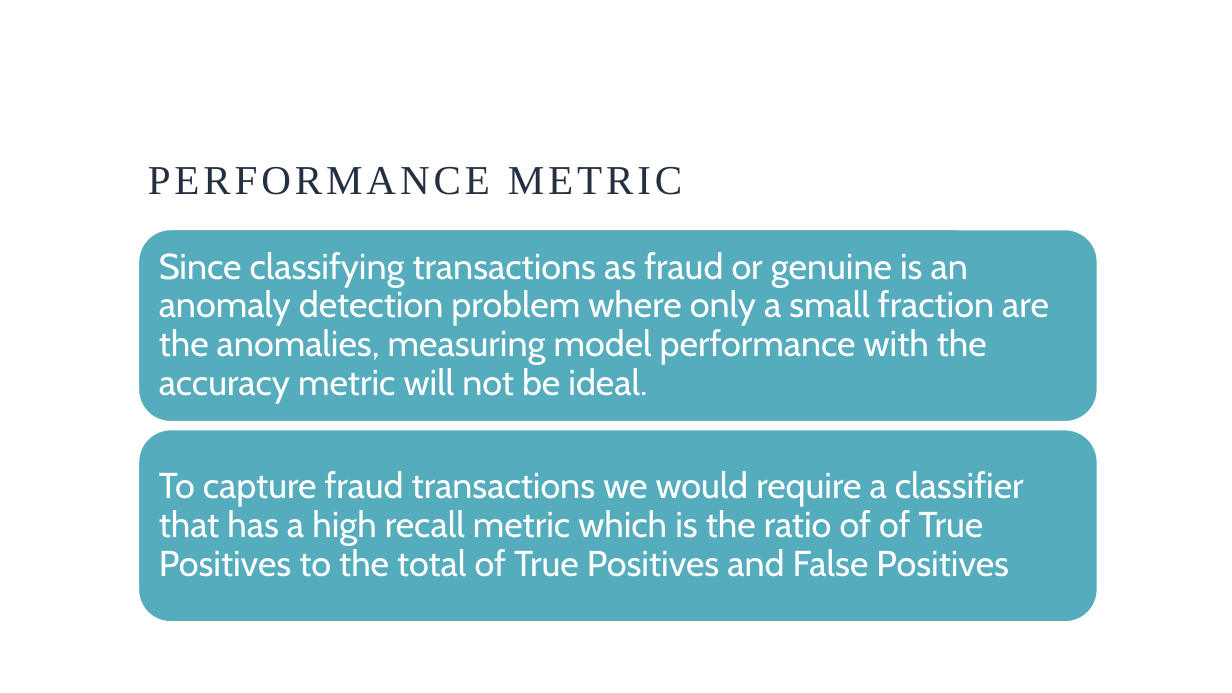
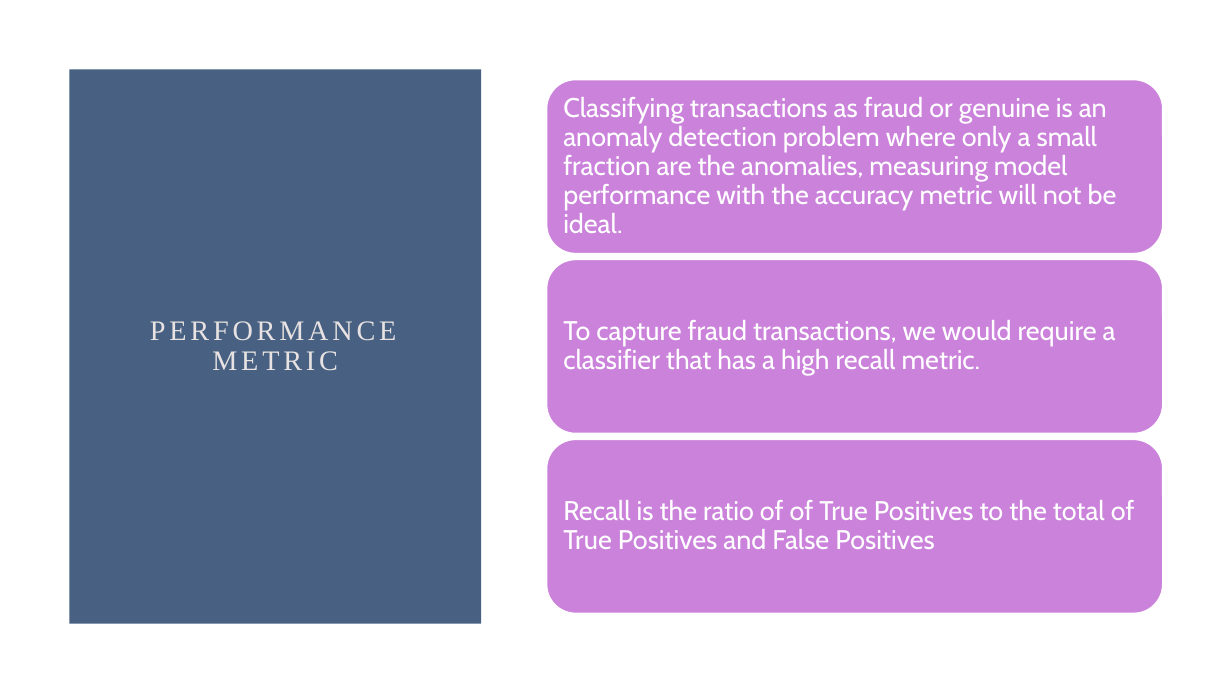
Before and after one commit to dsaulsb1/Fraud-Project, a slide deck: slide 44 of FraudProject2021.pptx (slide 39 before the commit). Drawn at 1232x693 pixels with LibreOffice and Linux fonts; fonts in the diff are those of the drawing. Boxes give left, top, right and bottom in pixels: in the first picture for what was removed or moved away, otherwise in the second. Text is boxed around its words. In the diff, an @@ line names an element or a change of style, - is before the commit and + after.

```diff
--- a/FraudProject2021.pptx
+++ b/FraudProject2021.pptx
@@ rectangle added at (69,69,482,624), fill #486183 @@
@@ text at (563,97,1117,233): text changed; size 28 to 21 pt @@
-Since classifying transactions as fraud or genuine is an anomaly detection problem where only a small fraction are the anomalies, measuring model performance with the accuracy metric will not be ideal.
+Classifying transactions as fraud or genuine is an anomaly detection problem where only a small fraction are the anomalies, measuring model performance with the accuracy metric will not be ideal.
@@ title "PERFORMANCE METRIC": place and size @@
-title "PERFORMANCE METRIC" at (148,167,682,195)
+title "PERFORMANCE METRIC" at (150,321,396,371)
@@ title "PERFORMANCE METRIC" at (150,321,396,371): size 32 to 22 pt, text colour #243041 to #E8E3E2; alignment left to centre; vertical alignment bottom to middle @@
@@ rounded rectangle removed at (139,230,1098,422) @@
@@ rounded rectangle removed at (139,430,1098,622) @@
@@ group added at (547,79,1164,614): 3 rounded rectangles, 1 text @@
+To capture fraud transactions, we would require a classifier that has a high recall metric.
@@ text at (563,500,1135,549): text changed; size 28 to 21 pt @@
-To capture fraud transactions we would require a classifier that has a high recall metric which is the ratio of of True Positives to the total of True Positives and False Positives
+Recall is the ratio of of True Positives to the total of True Positives and False Positives
```
Also in this commit, not shown: 32 other slides changed, 14 slides added, 5 slides removed.
